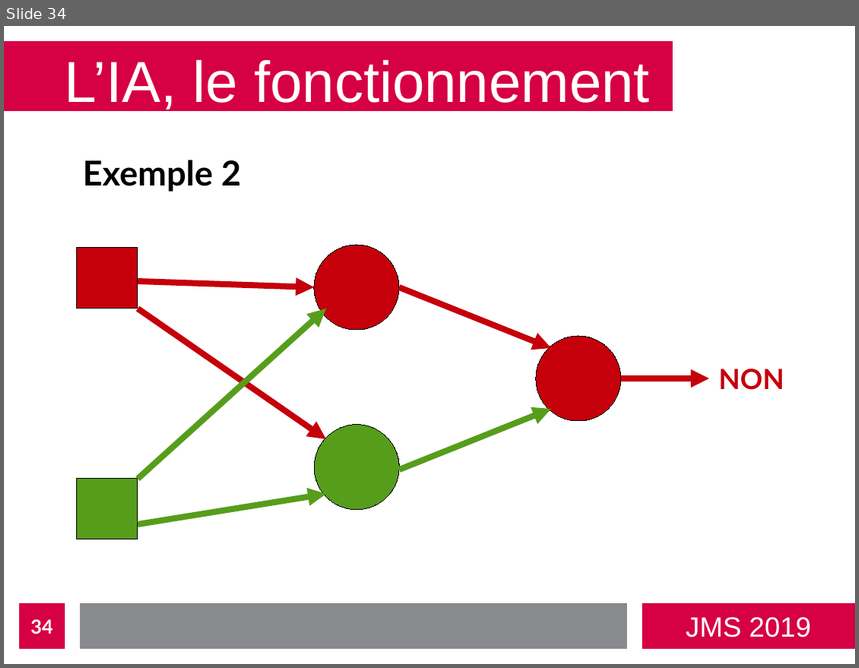
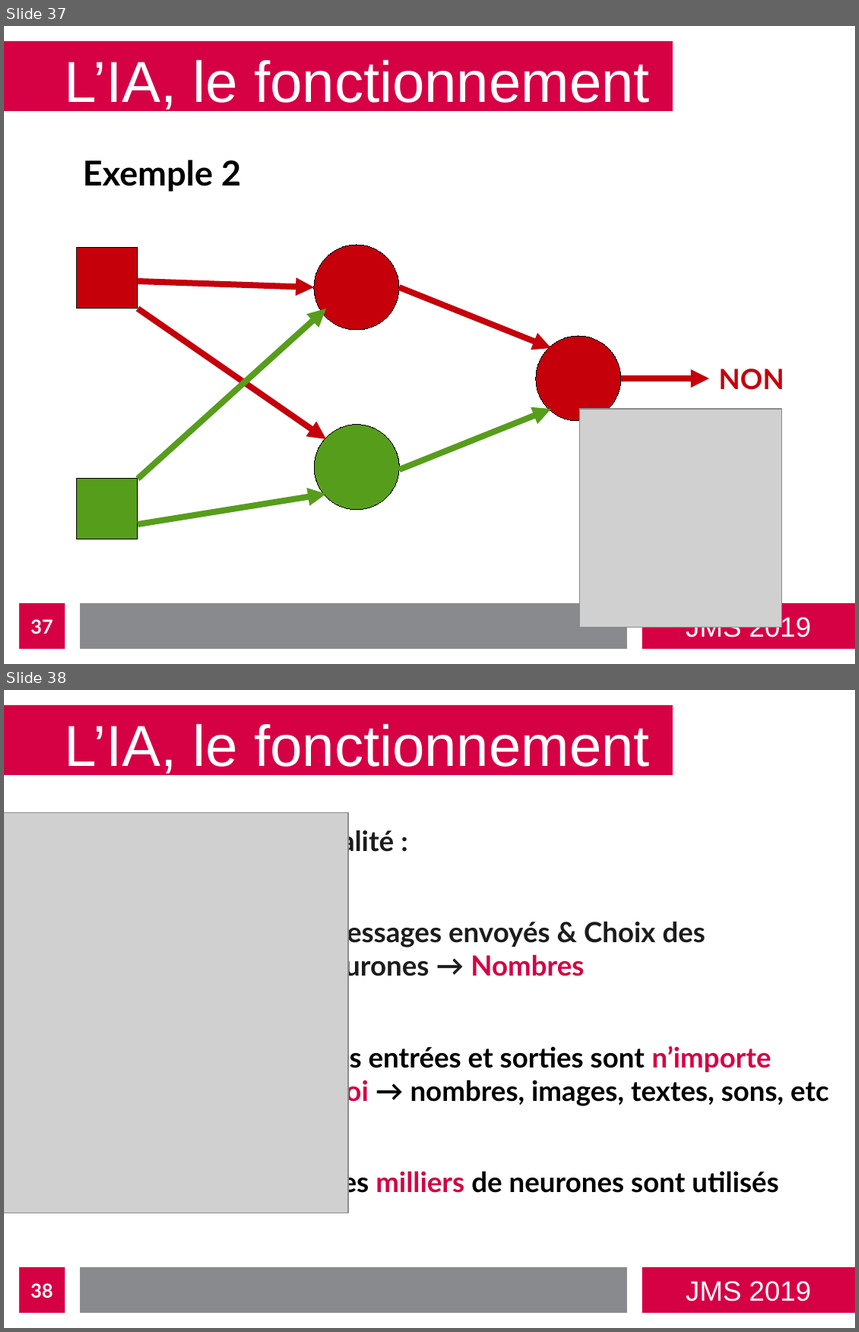
Before and after one commit to bastienvanderplaetse/JMS-2019, a slide deck: presentation.odp. Shown one above the other, each under a label of ours: slide 34 before the commit, slides 37 and 38 after it. The pictures are 859x668 and 859x1332 pixels, drawn with LibreOffice and Linux fonts; fonts in the diff are those of the drawing; grey boxes stand for pictures. Boxes give left, top, right and bottom in pixels: in the first picture for what was removed or moved away, otherwise in the second. Text is boxed around its words. In the diff, an @@ line names an element or a change of style, - is before the commit and + after.

```diff
--- a/presentation.odp
+++ b/presentation.odp
@@ slide 38 added at [4, 690, 855, 1328], background #FFFFFF; not listed: 4 template elements that a slide beside it also shows @@
@@ title added at [65, 723, 650, 777], 54 pt, text #FFFFFF @@
+L’IA, le fonctionnement
@@ picture added at [4, 813, 348, 1214] @@
@@ text added at [314, 827, 829, 1198], 26 pt, text #000000, bold @@
+En réalité :
+● Messages envoyés & Choix des neurones → Nombres
+● Les entrées et sorties sont n’importe quoi → nombres, images, textes, sons, etc
+● Des milliers de neurones sont utilisés
@@ page number added at [19, 1268, 65, 1313], fill #D60044, 18 pt, text #FFFFFF, bold @@
+38
@@ what was slide 34 is now slide 37 @@
@@ slide 37 changed as well @@
@@ picture added at [579, 409, 781, 628] @@
@@ page number at [31, 620, 53, 635]: text changed @@
-34
+37
```
Also in this commit, not shown: 12 other slides changed, 3 other slides added, 2 other files.
